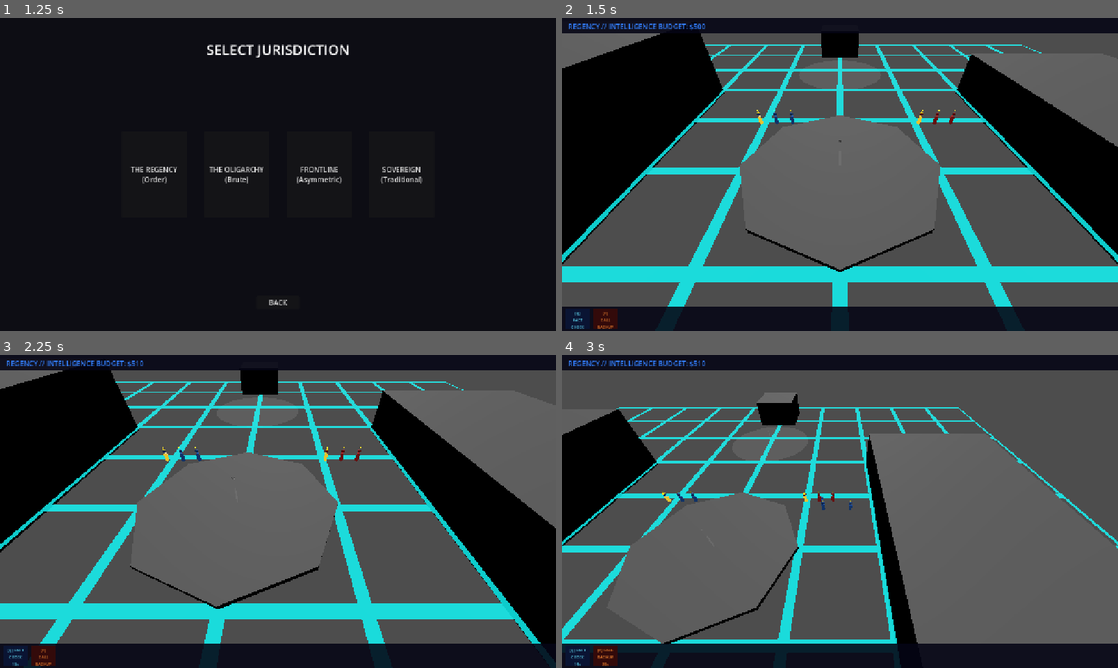
Above: before the commit, frames 1-4 (two rows, left to right).
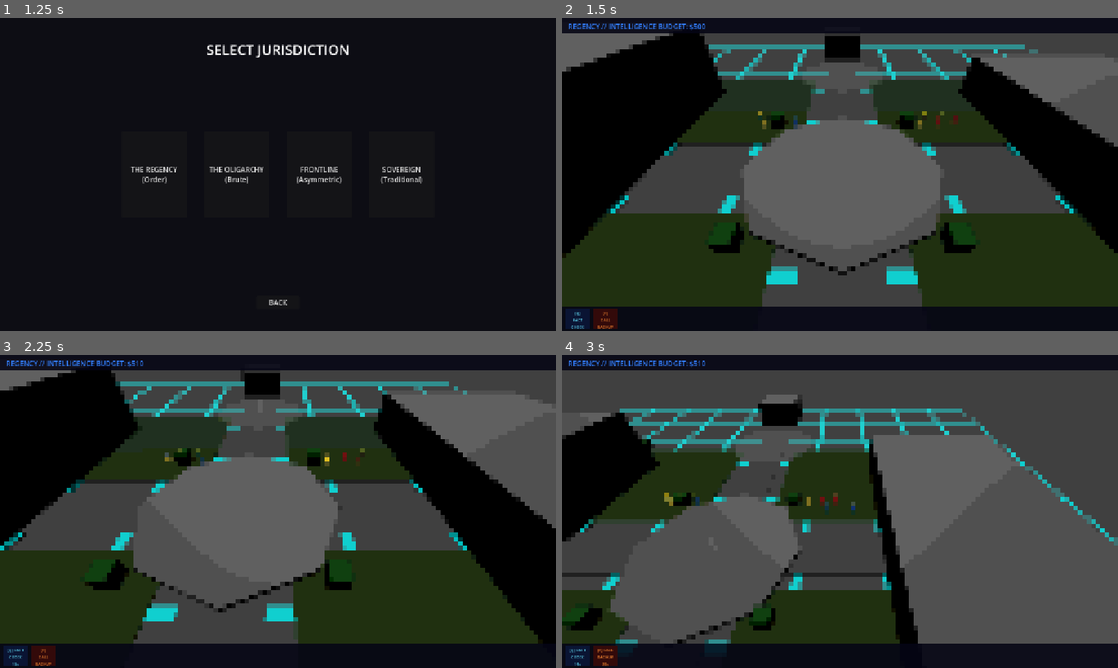
Above: after the commit, the same moments.

Repository: grantl12/rts
Game: Godot game, scene res://scenes/ui/main_menu.tscn
Two runs of this game, one before a commit and one after it. Both use one fixed random seed, a clock stepped at 60 frames per second and the inputs below.
Inputs (mouse positions are in pixels of both pictures, inside the frame that each line leads up to):
- Up to frame 1 (1.25 s): click "INITIATE NEW AUDIT" at 0.5 s
- Up to frame 2 (1.5 s): click "THE REGENCY (Order)" at 1.25 s
- Up to frame 3 (2.25 s): tap Enter at 2 s; move the mouse to (400, 495) at 2.02 s; hold Right (ui_right) from 2.03 s (still down); tap Q at 2.1 s; click (400, 495) at 2.17 s
- Up to frame 4 (3 s): move the mouse to (728, 527) at 2.77 s; release Right (ui_right) at 2.78 s; hold Down (ui_down) from 2.78 s (still down); tap E at 2.85 s; click (728, 527) at 2.92 s

Frame 1 is identical in both runs. In frame 2, 35% of the frame differs, in the area x 0-100%, y 4-93%; in frame 3, 33%; in frame 4, 22%.

Commit message:
style: implement lo-fi pixelated aesthetic for The Quad

Diff:
--- a/client/scenes/maps/the_quad.tscn
+++ b/client/scenes/maps/the_quad.tscn
@@ -7,9 +7,28 @@
 [ext_resource type="Script" path="res://scripts/input_controller.gd" id="5_input"]
 [ext_resource type="Script" path="res://scripts/ui/game_hud.gd" id="6_hud"]
 [ext_resource type="Script" path="res://scripts/maps/audit_point.gd" id="7_ap"]
+[ext_resource type="Shader" path="res://shaders/post_process_pixelation.gdshader" id="8_pixel"]
+[ext_resource type="PackedScene" path="res://scenes/maps/the_quad_visuals.tscn" id="9_vis"]
+
+[sub_resource type="ShaderMaterial" id="ShaderMaterial_pixel"]
+shader = ExtResource("8_pixel")
+shader_parameter/pixel_size = 4
 
 [node name="TheQuad" type="Node3D"]
 script = ExtResource("1_map")
+
+[node name="TheQuadVisuals" parent="." instance=ExtResource("9_vis")]
+
+[node name="PostProcess" type="CanvasLayer" parent="."]
+
+[node name="Pixelation" type="ColorRect" parent="PostProcess"]
+material = SubResource("ShaderMaterial_pixel")
+anchors_preset = 15
+anchor_right = 1.0
+anchor_bottom = 1.0
+grow_horizontal = 2
+grow_vertical = 2
+mouse_filter = 2
 
 [node name="SkirmishManager" type="Node" parent="."]
 script = ExtResource("4_skirmish")
--- /dev/null
+++ b/client/scenes/maps/the_quad_visuals.tscn
@@ -0,0 +1,6 @@
+[gd_scene load_steps=2 format=3]
+
+[ext_resource type="Script" path="res://scripts/maps/the_quad_visuals.gd" id="1_vis"]
+
+[node name="TheQuadVisuals" type="Node3D"]
+script = ExtResource("1_vis")
--- /dev/null
+++ b/client/scripts/maps/the_quad_visuals.gd
@@ -0,0 +1,90 @@
+extends Node3D
+
+## THE DEEP STATE: The Quad Visualizer
+## Generates the lo-fi "Academic" aesthetic.
+
+func _ready():
+	_generate_lawns()
+	_generate_paths()
+	_generate_billboard_trees()
+
+func _generate_lawns():
+	# Large grass patches (Dull green, pixelated)
+	var lawn_positions = [
+		Vector3(-15, 0.51, -15),
+		Vector3(15, 0.51, -15),
+		Vector3(-15, 0.51, 15),
+		Vector3(15, 0.51, 15)
+	]
+
+	for pos in lawn_positions:
+		var lawn = CSGBox3D.new()
+		lawn.size = Vector3(20, 0.1, 20)
+		lawn.position = pos
+		var mat = StandardMaterial3D.new()
+		mat.albedo_color = Color(0.2, 0.35, 0.15) # Depressed grass green
+		mat.roughness = 1.0
+		lawn.material = mat
+		add_child(lawn)
+
+func _generate_paths():
+	# Concrete walkways (Grey)
+	var paths = [
+		Vector3(0, 0.51, 0),    # Central North-South
+		Vector3(0, 0.51, 0)     # Central East-West (handled by sizing)
+	]
+
+	# NS Path
+	var ns_path = CSGBox3D.new()
+	ns_path.size = Vector3(6, 0.1, 80)
+	ns_path.position = Vector3(0, 0.51, 0)
+	var mat = StandardMaterial3D.new()
+	mat.albedo_color = Color(0.4, 0.4, 0.4)
+	ns_path.material = mat
+	add_child(ns_path)
+
+	# EW Path
+	var ew_path = CSGBox3D.new()
+	ew_path.size = Vector3(80, 0.1, 6)
+	ew_path.position = Vector3(0, 0.51, 0)
+	ew_path.material = mat
+	add_child(ew_path)
+
+func _generate_billboard_trees():
+	# Lo-fi 2D Tree billboards
+	var tree_spots = [
+		Vector3(-8, 0.5, -8), Vector3(8, 0.5, -8),
+		Vector3(-8, 0.5, 8), Vector3(8, 0.5, 8),
+		Vector3(-25, 0.5, -25), Vector3(25, 0.5, -25)
+	]
+
+	for spot in tree_spots:
+		var tree = Sprite3D.new()
+		tree.billboard = BaseMaterial3D.BILLBOARD_ENABLED
+		tree.texture_filter = CanvasItem.TEXTURE_FILTER_NEAREST
+		# In a real setup, we'd load a lo-fi tree sprite.
+		# For now, we'll use a placeholder or stylized mesh.
+		_create_stylized_tree(spot)
+
+func _create_stylized_tree(pos: Vector3):
+	var tree_node = Node3D.new()
+	tree_node.position = pos
+	add_child(tree_node)
+
+	# Trunk
+	var trunk = CSGCylinder3D.new()
+	trunk.radius = 0.2
+	trunk.height = 1.5
+	var t_mat = StandardMaterial3D.new()
+	t_mat.albedo_color = Color(0.3, 0.2, 0.1)
+	trunk.material = t_mat
+	tree_node.add_child(trunk)
+
+	# Foliage (Lo-fi cube cluster)
+	var foliage = CSGBox3D.new()
+	foliage.size = Vector3(1.5, 1.5, 1.5)
+	foliage.position.y = 1.5
+	var f_mat = StandardMaterial3D.new()
+	f_mat.albedo_color = Color(0.1, 0.4, 0.1)
+	foliage.material = f_mat
+	tree_node.add_child(foliage)
--- /dev/null
+++ b/client/shaders/post_process_pixelation.gdshader
@@ -0,0 +1,17 @@
+shader_type canvas_item;
+
+uniform int pixel_size = 4;
+uniform sampler2D screen_texture : hint_screen_texture, repeat_disable, filter_nearest;
+
+void fragment() {
+    vec2 uv = SCREEN_UV;
+    float x = float(int(uv.x * float(textureSize(screen_texture, 0).x) / float(pixel_size))) * float(pixel_size) / float(textureSize(screen_texture, 0).x);
+    float y = float(int(uv.y * float(textureSize(screen_texture, 0).y) / float(pixel_size))) * float(pixel_size) / float(textureSize(screen_texture, 0).y);
+
+    vec3 color = texture(screen_texture, vec2(x, y)).rgb;
+
+    // Slight color crushing for that lo-fi feel
+    color = floor(color * 16.0) / 16.0;
+
+    COLOR = vec4(color, 1.0);
+}
